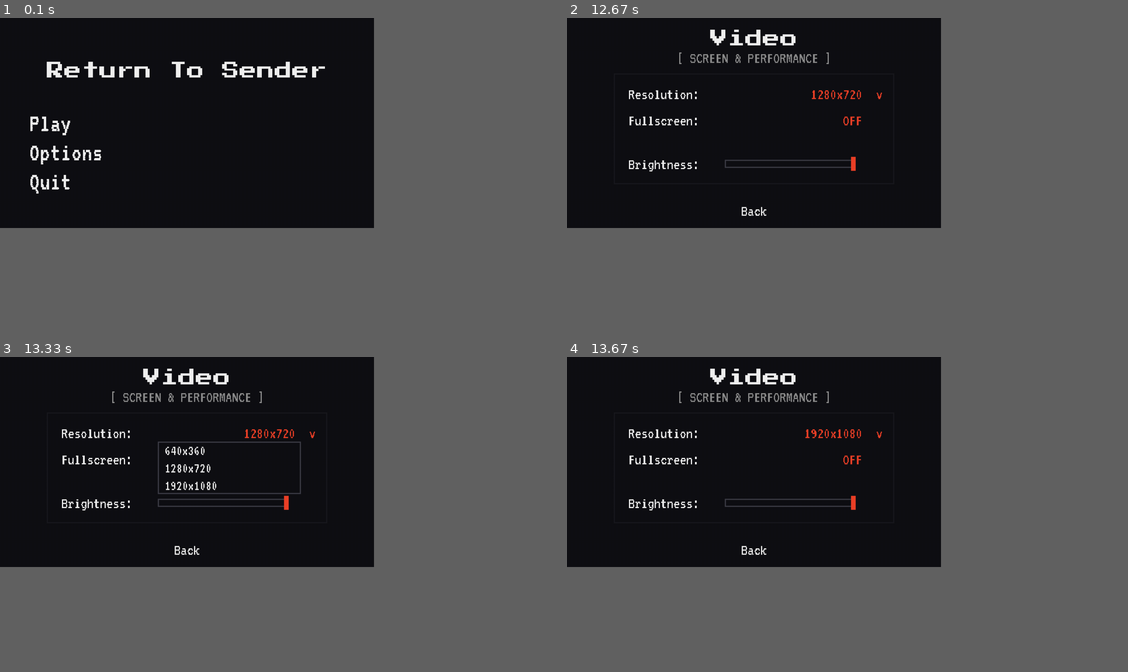
Above: before the commit, frames 1-4 (two rows, left to right).
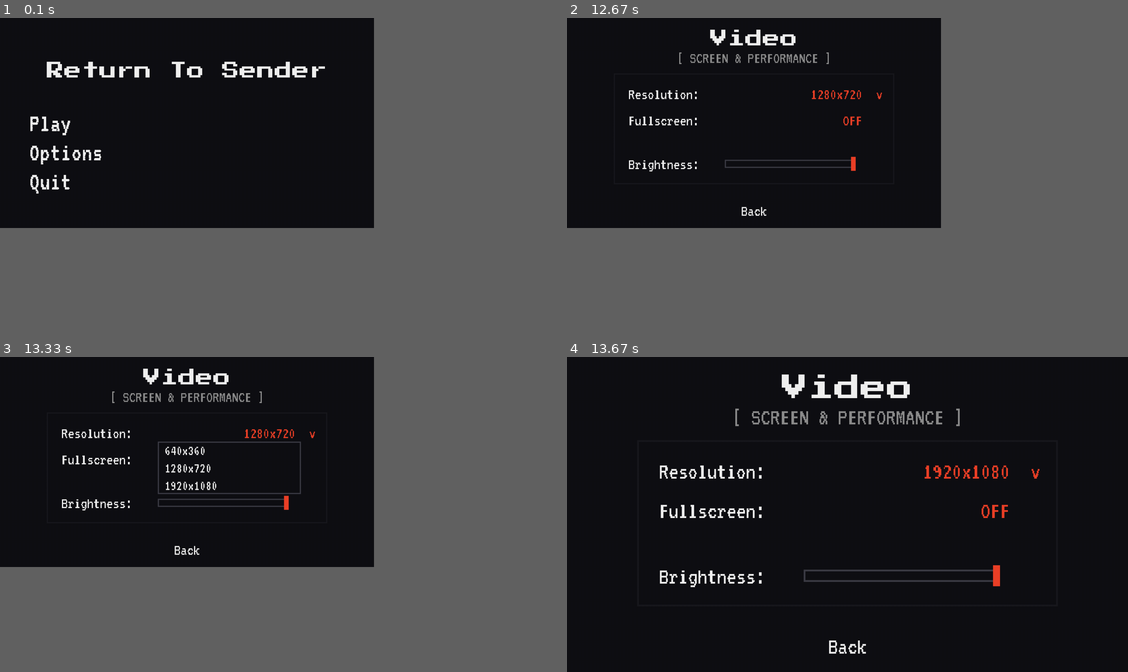
Above: after the commit, the same moments.

Repository: KDO1T/Return-To-Sender
Game: pygame game, started from main_menu.py
Same seed, same stepped clock (60 frames per second), same inputs: the game is played once before the commit and once after it.
Inputs (mouse positions are in pixels of both pictures, inside the frame that each line leads up to):
- Up to frame 1 (0.1 s): no input
- Up to frame 2 (12.67 s): click (752, 121) at 0.38 s; click (617, 103) at 0.72 s; click (768, 150) at 1.05 s; click (634, 153) at 1.38 s; click (628, 188) at 1.72 s; click (892, 194) at 2.05 s; click (780, 118) at 2.95 s; click (819, 197) at 3.28 s; click (808, 150) at 3.62 s; click (841, 121) at 3.95 s; click (724, 166) at 4.28 s; click (656, 191) at 5.75 s; click (825, 188) at 6.08 s; click (892, 200) at 6.42 s; click (847, 144) at 6.75 s; move the mouse to (735, 200) at 9.3 s; click (735, 200) at 9.35 s; move the mouse to (825, 109) at 9.63 s; click (825, 109) at 9.68 s; click (712, 93) at 11.15 s; click (825, 147) at 12.62 s
- Up to frame 3 (13.33 s): click (235, 435) at 12.95 s; click (112, 435) at 13.28 s
- Up to frame 4 (13.67 s): click (752, 492) at 13.62 s
In our replay, in frame 4 the window is 900x506 before the commit and 1350x759 after it. These sizes can differ from the game's own. Grey fills any space a smaller window leaves; there, only what the larger window draws over its background counts as a difference.

Frames 1-3 are identical in both runs. In frame 4, 4.9% of the frame differs, in the area x 11-85%, y 3-95%.

Commit message:
feat: add backend for resolution dropdown menu

Diff:
--- a/main_menu.py
+++ b/main_menu.py
@@ -1107,6 +1107,24 @@
                             if dropdown_rect.collidepoint(mouse_pos):
                                 selected_resolution = index
                                 dropdown_open = False
+
+                                # Get the selected (width, height) from resolution_options using selected_resolution
+                                selected_width, selected_height = resolution_options[selected_resolution]
+
+                                # Set the existing window_w and window_h variables to that width and height
+                                window_w = selected_width
+                                window_h = selected_height
+
+                                # Set the existing screen_state_w and screen_state_h variables to that width and height
+                                screen_state_w = window_w
+                                screen_state_h = window_h
+
+                                # Recreate the Pygame display using pygame.display.set_mode() with the selected resolution and the existing status variable
+                                screen = pygame.display.set_mode(
+                                    (screen_state_w, screen_state_h),
+                                    status
+                                )
+
                                 break
 
                     # Fullscreen toggle
